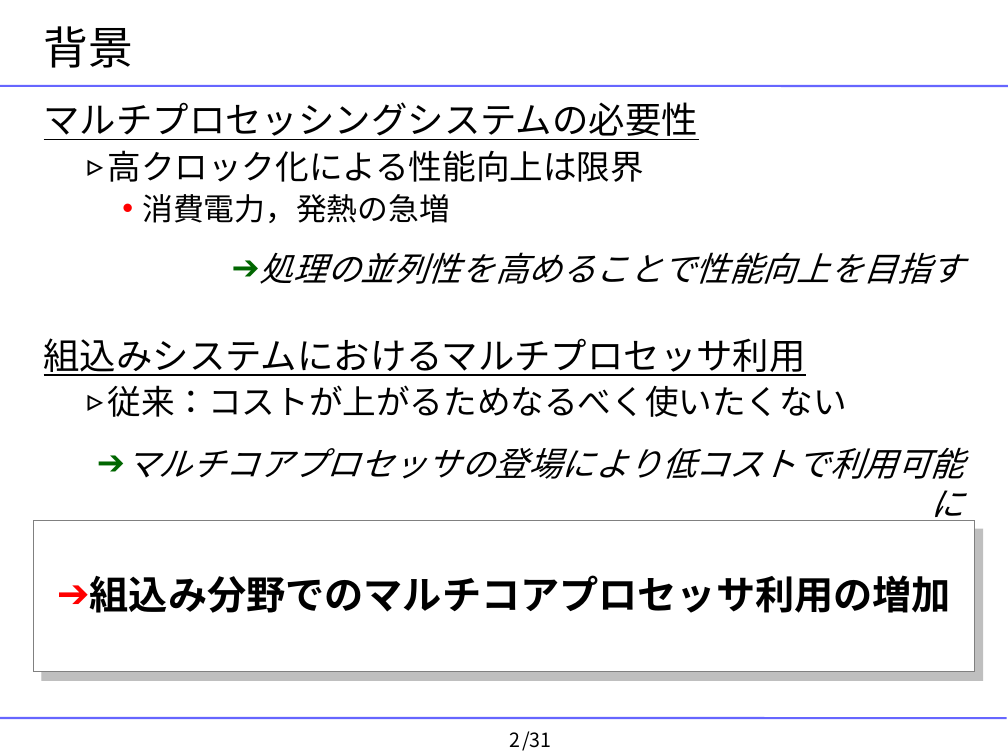
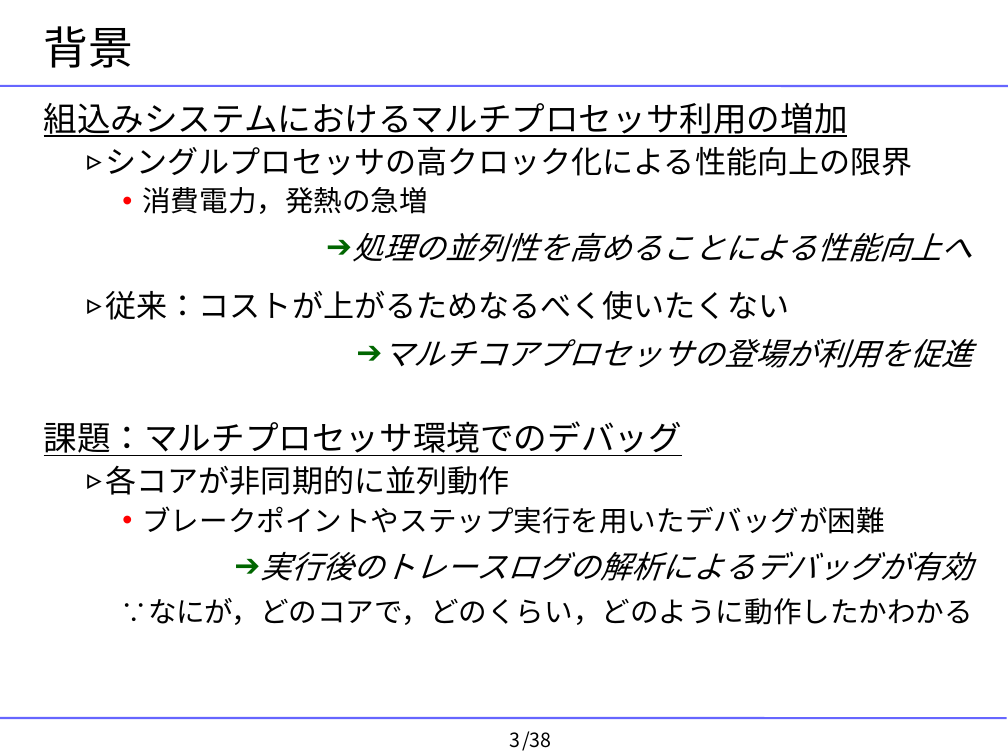
Before and after one commit to YixiaoLi/tlv4mc, a slide deck: slide 3 of doc/masterThesis/2008/goto/goto-thesis-slide.ppt (slide 2 before the commit). Drawn at 1008x756 pixels with LibreOffice and Linux fonts; fonts in the diff are those of the drawing; background and template pictures are left out. Boxes give left, top, right and bottom in pixels: in the first picture for what was removed or moved away, otherwise in the second. Text is boxed around its words. In the diff, an @@ line names an element or a change of style, - is before the commit and + after.

```diff
--- a/doc/masterThesis/2008/goto/goto-thesis-slide.ppt
+++ b/doc/masterThesis/2008/goto/goto-thesis-slide.ppt
@@ text at box(44, 103, 913, 176): text changed; size 26 to 22.2 pt @@
-マルチプロセッシングシステムの必要性
-  ▹ 高クロック化による性能向上は限界
+組込みシステムにおけるマルチプロセッサ利用の増加
+  ▹ シングルプロセッサの高クロック化による性能向上の限界
@@ text at box(106, 187, 790, 320): size 22 to 20.4 pt in "消費電力，発熱の急増"; size 24 to 22.2 pt in "従来：コストが上がるためなるべく使いたくない"; more space between paragraphs @@
@@ text at box(352, 233, 972, 262): text changed; size 24 to 22.2 pt @@
-    ➔ 処理の並列性を高めることで性能向上を目指す
-組込みシステムにおけるマルチプロセッサ利用
+    ➔ 処理の並列性を高めることによる性能向上へ
@@ text at box(44, 339, 973, 625): text changed; size 24 to 22.2 pt; italic off @@
-  ➔ マルチコアプロセッサの登場により低コストで利用可能に
+  ➔ マルチコアプロセッサの登場が利用を促進
+課題：マルチプロセッサ環境でのデバッグ
+  ▹ 各コアが非同期的に並列動作
+    • ブレークポイントやステップ実行を用いたデバッグが困難
+  ➔ 実行後のトレースログの解析によるデバッグが有効
+  ∵ なにが，どのコアで，どのくらい，どのように動作したかわかる
@@ rectangle removed at box(33, 521, 974, 672) @@
-➔ 組込み分野でのマルチコアプロセッサ利用の増加
@@ page number at box(510, 732, 521, 748): text changed @@
-2
+3
@@ text at box(522, 731, 551, 751): text changed @@
-/31
+/38
```
Also in this commit, not shown: 20 other slides changed, 18 slides added, 11 slides removed, 19 other files.
